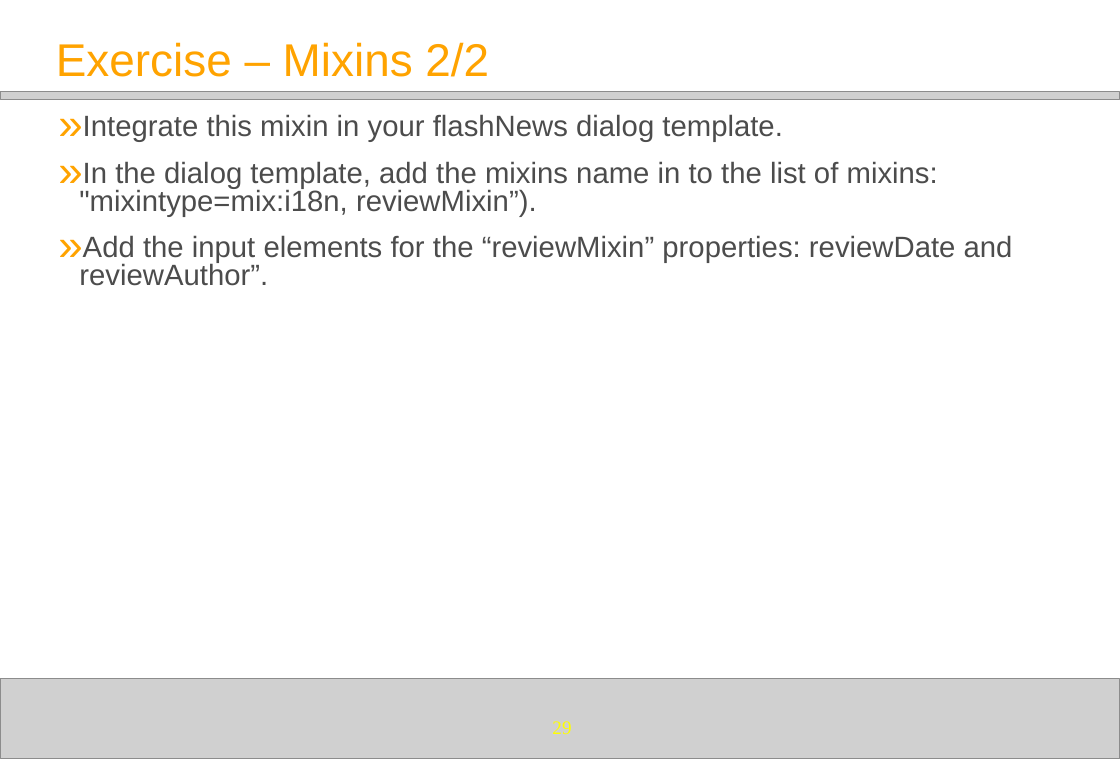
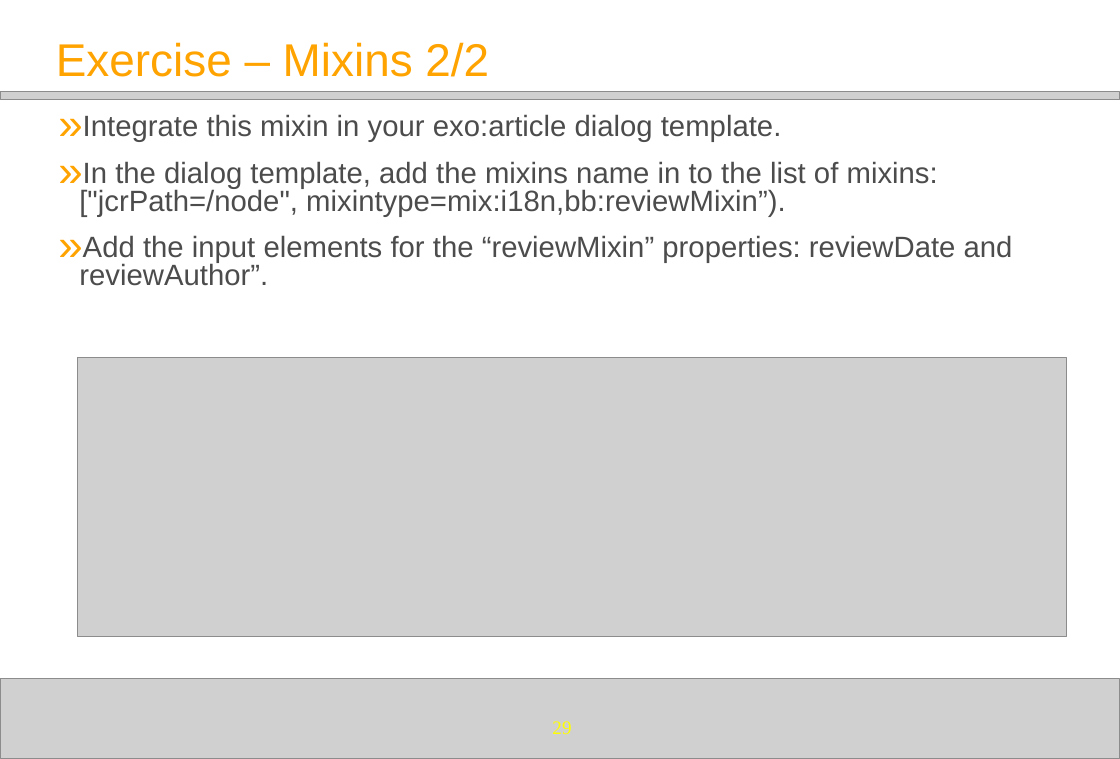
Before and after one commit to anhvurz90/training, a slide deck: slide 29 of plf3_5/eXoDeveloper/440-eXo-Content-for-Developers/440-eXo-Content-for-Developers.pptx. Drawn at 1120x759 pixels with LibreOffice and Linux fonts; fonts in the diff are those of the drawing; grey boxes stand for pictures; background and template pictures are left out. Boxes give left, top, right and bottom in pixels: in the first picture for what was removed or moved away, otherwise in the second. Text is boxed around its words. In the diff, an @@ line names an element or a change of style, - is before the commit and + after.

```diff
--- a/plf3_5/eXoDeveloper/440-eXo-Content-for-Developers/440-eXo-Content-for-Developers.pptx
+++ b/plf3_5/eXoDeveloper/440-eXo-Content-for-Developers/440-eXo-Content-for-Developers.pptx
@@ text at (79, 114, 938, 217): text changed @@
-» Integrate this mixin in your flashNews dialog template.
-» In the dialog template, add the mixins name in to the list of mixins: "mixintype=mix:i18n, reviewMixin”).
+» Integrate this mixin in your exo:article dialog template.
+» In the dialog template, add the mixins name in to the list of mixins: ["jcrPath=/node", mixintype=mix:i18n,bb:reviewMixin”).
@@ picture added at (77, 358, 1066, 636) @@
```
Also in this commit, not shown: 5 other slides changed.
